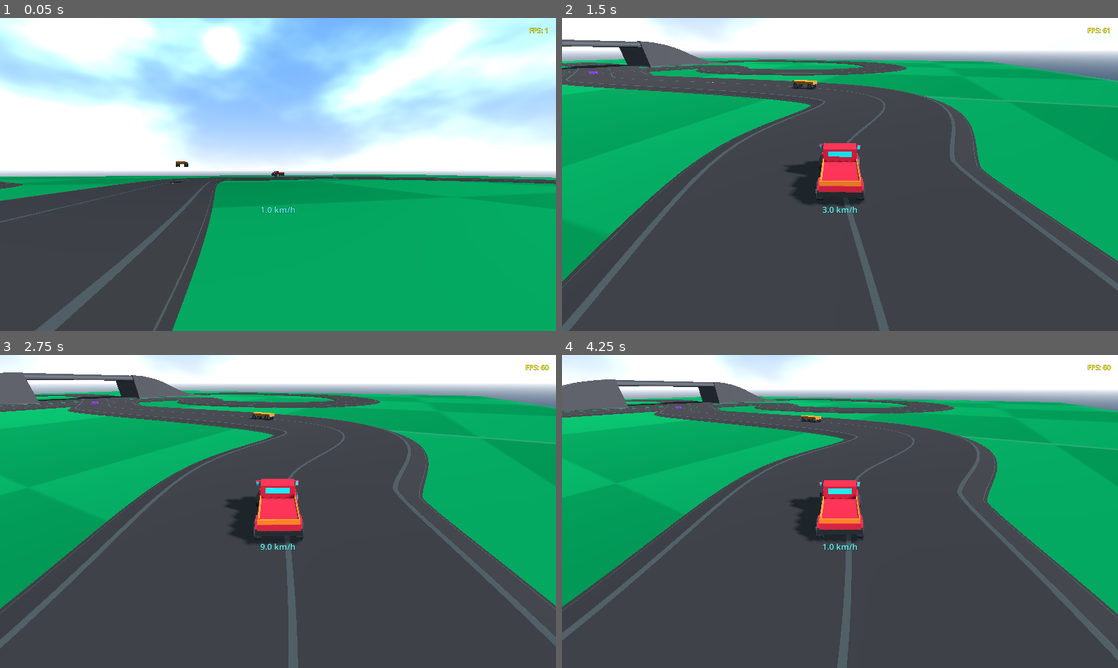
Above: before the commit, frames 1-4 (two rows, left to right).
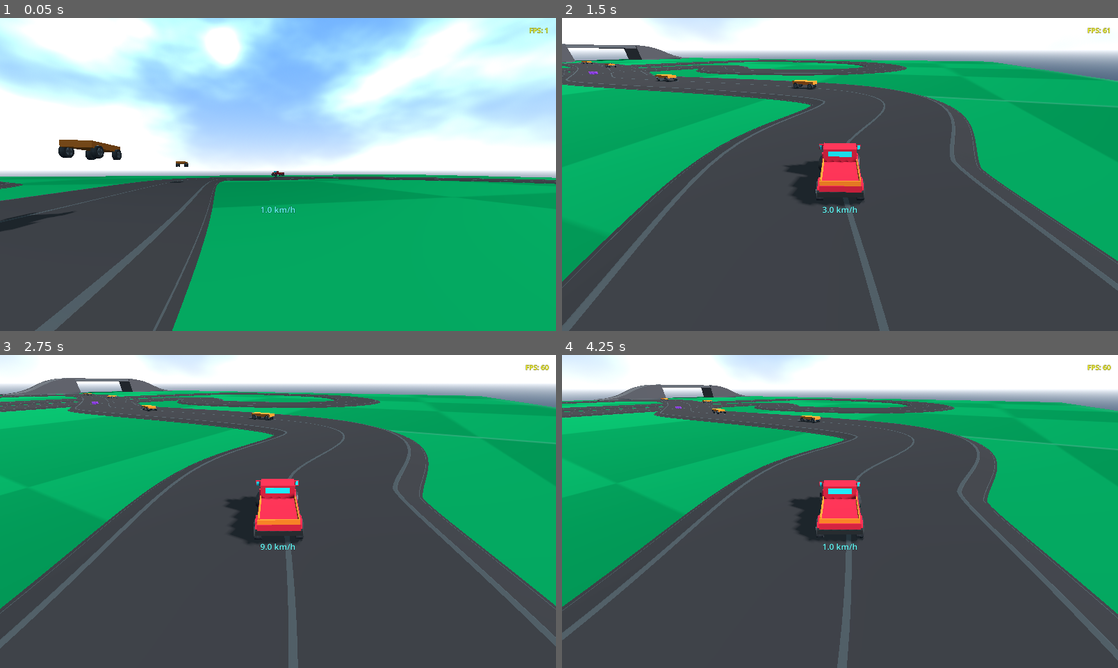
Above: after the commit, the same moments.

Repository: AssafDamari/cars-2
Game: Godot game, scene res://scenes/main.tscn
The game is run twice, just before and just after one commit, with the same random seed, the same clock (stepped at 60 frames per second) and the same inputs.
Inputs:
- Up to frame 1 (0.05 s): no input
- Up to frame 2 (1.5 s): tap Enter (ui_accept) at 0.5, 0.77 s; hold Right (ui_right) 0.53-1.28 s; hold Down (ui_down) from 1.28 s (still down)
- Up to frame 3 (2.75 s): tap Enter (ui_accept) at 1.52 s; release Down (ui_down) at 2.03 s; hold Right (ui_right) from 2.03 s (still down)
- Up to frame 4 (4.25 s): release Right (ui_right) at 2.78 s; hold Up (ui_up) 2.78-3.53 s; tap Enter (ui_accept) at 3.02, 3.77 s; hold Left (ui_left) from 3.53 s (still down)

The runs differ from the first frame. In frame 1, 0.8% of the frame differs, in the area x 0-32%, y 38-69%; in frame 2, 1.0%; in frame 3, 1.7%; in frame 4, 1.9%, in the area x 0-47%, y 7-22%.

Commit message:
Refactor NpxCar script to use Path3D for navigation and allow multiple npc cars at ones

Diff:
--- a/scenes/main.tscn
+++ b/scenes/main.tscn
@@ -2,7 +2,6 @@
 
 [ext_resource type="PackedScene" uid="uid://bvqvwfrwak26k" path="res://scenes/enviroment.tscn" id="1_sugp2"]
 [ext_resource type="PackedScene" uid="uid://c46wyujvnotrj" path="res://scenes/car_1.tscn" id="2_qo751"]
-[ext_resource type="Material" uid="uid://dstm1evqenur1" path="res://materials/orange.tres" id="3_choun"]
 [ext_resource type="PackedScene" uid="uid://0gpdoqe6yf2k" path="res://scenes/camera_3d_follow.tscn" id="3_jyhfs"]
 [ext_resource type="PackedScene" uid="uid://df8yalotnk7fh" path="res://scenes/box.tscn" id="3_tipki"]
 [ext_resource type="Texture2D" uid="uid://cia5lbul6m3ls" path="res://textures/texture_08.png" id="5_o6xl0"]
@@ -14,12 +13,10 @@
 [sub_resource type="Curve3D" id="Curve3D_ya4ey"]
 closed = true
 _data = {
-"points": PackedVector3Array(0, 0, 0, 0, 0, 0, 0.7235584, 0, …(387 unchanged characters)… 43.18796, 0, 0, 0, 0, 0, 0, 13.8490925, 8.956625, 37.35438, 0, 0, 0, 0, 0, 0, -18.235548, 11.562511, 34.43759, 0, 0, 0, 0, 0, 0, -52.070297, 9.107748, 29.479061, 0, 0, 0, 0, 0, 0, -80.65481 …(751 unchanged characters)…
+"points": PackedVector3Array(0, 0, 0, 0, 0, 0, 0.7235584, 0, …(387 unchanged characters)… 43.18796, 0, 0, 0, 0, 0, 0, 13.8490925, 0.9227848, 37.35438, 0, 0, 0, 0, 0, 0, -18.235548, 0.43290138, 34.43759, 0, 0, 0, 0, 0, 0, -52.070297, -1.9088993, 29.479061, 0, 0, 0, 0, 0, 0, -80.65481 …(751 unchanged characters)…
 "tilts": PackedFloat32Array(0, 0, 0, 0, 0, 0, 0, 0, 0, 0, 0, 0, 0, 0, 0, 0, 0, 0, 0, 0, 0, 0, 0, 0, 0, 0, 0, 0, 0, 0, 0)
 }
 point_count = 31
-
-[sub_resource type="SphereMesh" id="SphereMesh_85g3d"]
 
 [sub_resource type="WorldBoundaryShape3D" id="WorldBoundaryShape3D_0wfyh"]
 
@@ -50,19 +47,27 @@
 
 [node name="Enviroment" parent="." unique_id=994865547 instance=ExtResource("1_sugp2")]
 
-[node name="NpxCar" parent="." unique_id=495299180 node_paths=PackedStringArray("path_follow") instance=ExtResource("9_85g3d")]
+[node name="NpxCar" parent="." unique_id=495299180 node_paths=PackedStringArray("path_node") instance=ExtResource("9_85g3d")]
 transform = Transform3D(1, 0, 0, 0, 1, 0, 0, 0, 1, 0.64017105, 4.783122, -77.75031)
-path_follow = NodePath("../NpcPath3D1/PathFollow3D")
+path_node = NodePath("../NpcPath3D1")
+target_speed = 40.0
+
+[node name="NpxCar2" parent="." unique_id=762286706 node_paths=PackedStringArray("path_node") instance=ExtResource("9_85g3d")]
+transform = Transform3D(1, 0, 0, 0, 1, 0, 0, 0, 1, 0.64017105, 4.783122, -40.415413)
+path_node = NodePath("../NpcPath3D1")
+target_speed = 50.0
+
+[node name="NpxCar3" parent="." unique_id=315050891 node_paths=PackedStringArray("path_node") instance=ExtResource("9_85g3d")]
+transform = Transform3D(1, 0, 0, 0, 1, 0, 0, 0, 1, -26.777643, 4.783122, 30.462547)
+path_node = NodePath("../NpcPath3D1")
+
+[node name="NpxCar4" parent="." unique_id=321495123 node_paths=PackedStringArray("path_node") instance=ExtResource("9_85g3d")]
+transform = Transform3D(1, 0, 0, 0, 1, 0, 0, 0, 1, -41.36158, 4.783122, 75.57061)
+path_node = NodePath("../NpcPath3D1")
+target_speed = 55.0
 
 [node name="NpcPath3D1" type="Path3D" parent="." unique_id=38077161]
 curve = SubResource("Curve3D_ya4ey")
-
-[node name="PathFollow3D" type="PathFollow3D" parent="NpcPath3D1" unique_id=1361983949]
-transform = Transform3D(-0.9962211, 0, 0.086850174, 0, 1, 0, -0.086850174, 0, -0.9962211, 0.7235584, 0, -67.94163)
-
-[node name="marker" type="MeshInstance3D" parent="NpcPath3D1/PathFollow3D" unique_id=1503936528]
-mesh = SubResource("SphereMesh_85g3d")
-surface_material_override/0 = ExtResource("3_choun")
 
 [node name="Car1" parent="." unique_id=1835131583 instance=ExtResource("2_qo751")]
 transform = Transform3D(0.29157054, -3.924194e-08, -0.95654935, 3.483552e-08, 1, -3.0406095e-08, 0.95654935, -2.4456371e-08, 0.29157054, 30.955376, 1.6186069, -94.164085)
@@ -124,4 +129,4 @@
 material = SubResource("StandardMaterial3D_o6xl0")
 
 [node name="Bridge" parent="." unique_id=276212995 instance=ExtResource("6_tefeu")]
-transform = Transform3D(19.848871, -1.07268434e-07, -2.4540164, 1.07268434e-07, 20, -6.605928e-09, 2.4540164, -6.6059176e-09, 19.848871, -19.464365, -3.759495e-08, 33.871456)
+transform = Transform3D(19.848871, -1.07268434e-07, -2.4540164, 1.07268434e-07, 20, -6.605928e-09, 2.4540164, -6.6059176e-09, 19.848871, -78.24215, -3.759495e-08, 129.85664)
--- a/scenes/npx_car.gd
+++ b/scenes/npx_car.gd
@@ -1,50 +1,58 @@
 extends VehicleBody3D
 
-@export var path_follow: PathFollow3D
-@export var target_speed: float = 10.0
-@export var braking_force: float = 20.0
-@export var steering_sensitivity: float = 0.8
-@export var min_follow_distance: float = 5.0 # Don't get closer than this
+@export var path_node: Path3D # Assign the Path3D from your scene
+@export var target_speed: float = 30.0
+@export var look_ahead_distance: float = 10.0 # How far down the path to "look"
+@export var braking_force: float = 30.0
 
 @onready var sensor: RayCast3D = $Sensor
+var curve: Curve3D
 
-func _physics_process(delta: float) -> void:
-	if not path_follow:
+func _ready() -> void:
+	if path_node:
+		curve = path_node.curve
+
+func _physics_process(_delta: float) -> void:
+	if not curve:
 		return
 
-	# 1. Update the ghost target position
-	path_follow.progress += target_speed * delta
+	# 1. Find where the car is on the path (in units of distance/offset)
+	var current_global_pos = global_transform.origin
+	# This converts the car's world position to the nearest point on the path
+	var local_pos = path_node.to_local(current_global_pos)
+	var current_offset = curve.get_closest_offset(local_pos)
 
-	# 2. Calculate distance and local position
-	var target_pos = path_follow.global_position
-	var dist_to_target = global_position.distance_to(target_pos)
-	var local_target = to_local(target_pos)
+	# 2. Set a target point further down the path
+	# This prevents the car from "overtaking" its target
+	var target_offset = current_offset + look_ahead_distance
 
-	# 3. Handle Obstacle Detection
+	# If the path is closed/looped, wrap the offset
+	if curve.bake_interval > 0: # Ensure curve exists
+		target_offset = fmod(target_offset, curve.get_baked_length())
+
+	var target_path_point = path_node.to_global(curve.sample_baked(target_offset))
+	var local_target = to_local(target_path_point)
+
+	# 3. Logic Switch: Obstacle vs Driving
 	if sensor.is_colliding():
 		apply_braking()
 	else:
-		# Pass the distance to the driving function
-		apply_driving(local_target, dist_to_target)
+		drive_towards(local_target)
 
-func apply_driving(local_target: Vector3, distance: float) -> void:
+func drive_towards(target: Vector3) -> void:
 	brake = 0.0
 
-	# Steering logic (remains the same)
-	var steer_angle = atan2(local_target.x, local_target.z)
-	steering = lerp(steering, steer_angle * steering_sensitivity, 0.1)
+	# Steering: Angle to the target point
+	var steer_angle = atan2(target.x, target.z)
+	steering = lerp(steering, steer_angle, 0.1)
 
-	# 4. Speed Scaling Logic
-	# If we are closer than 10 meters, we start reducing the engine force
-	var speed_scaler = clamp(distance / 10.0, 0.0, 1.0)
-
-	# If we're dangerously close (below min_follow_distance),
-	# we cut the engine entirely or even light-brake
-	if distance < min_follow_distance:
+	# Simple Cruise Control:
+	# If the car is moving slower than target_speed, apply force
+	var current_velocity = linear_velocity.length()
+	if current_velocity < target_speed:
+		engine_force = 50.0 # Adjust based on car weight
+	else:
 		engine_force = 0.0
-		brake = 2.0 # Light drag to prevent overtaking
-	else:
-		engine_force = (target_speed * 5.0) * speed_scaler
 
 func apply_braking() -> void:
 	engine_force = 0.0
